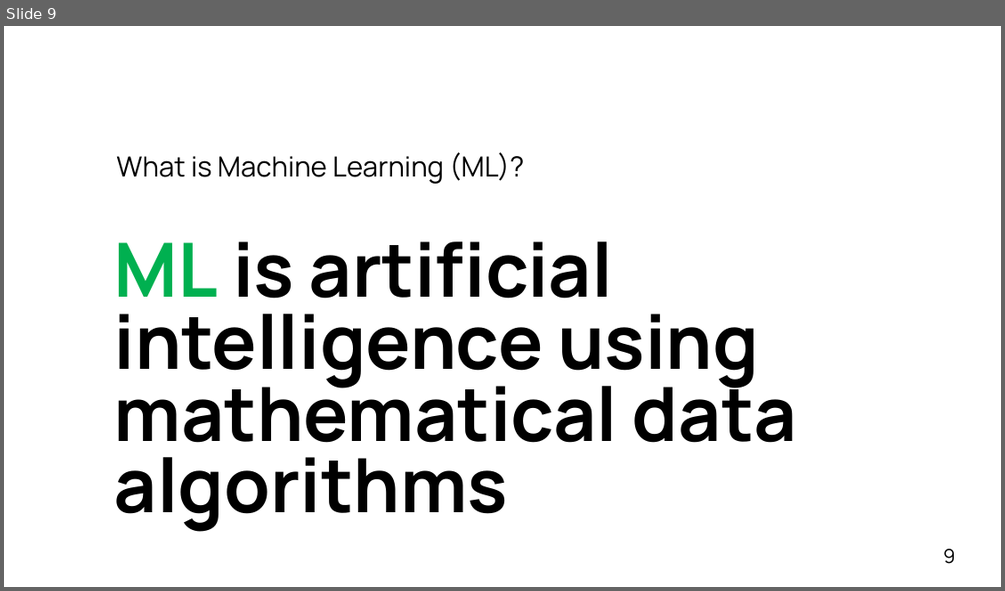
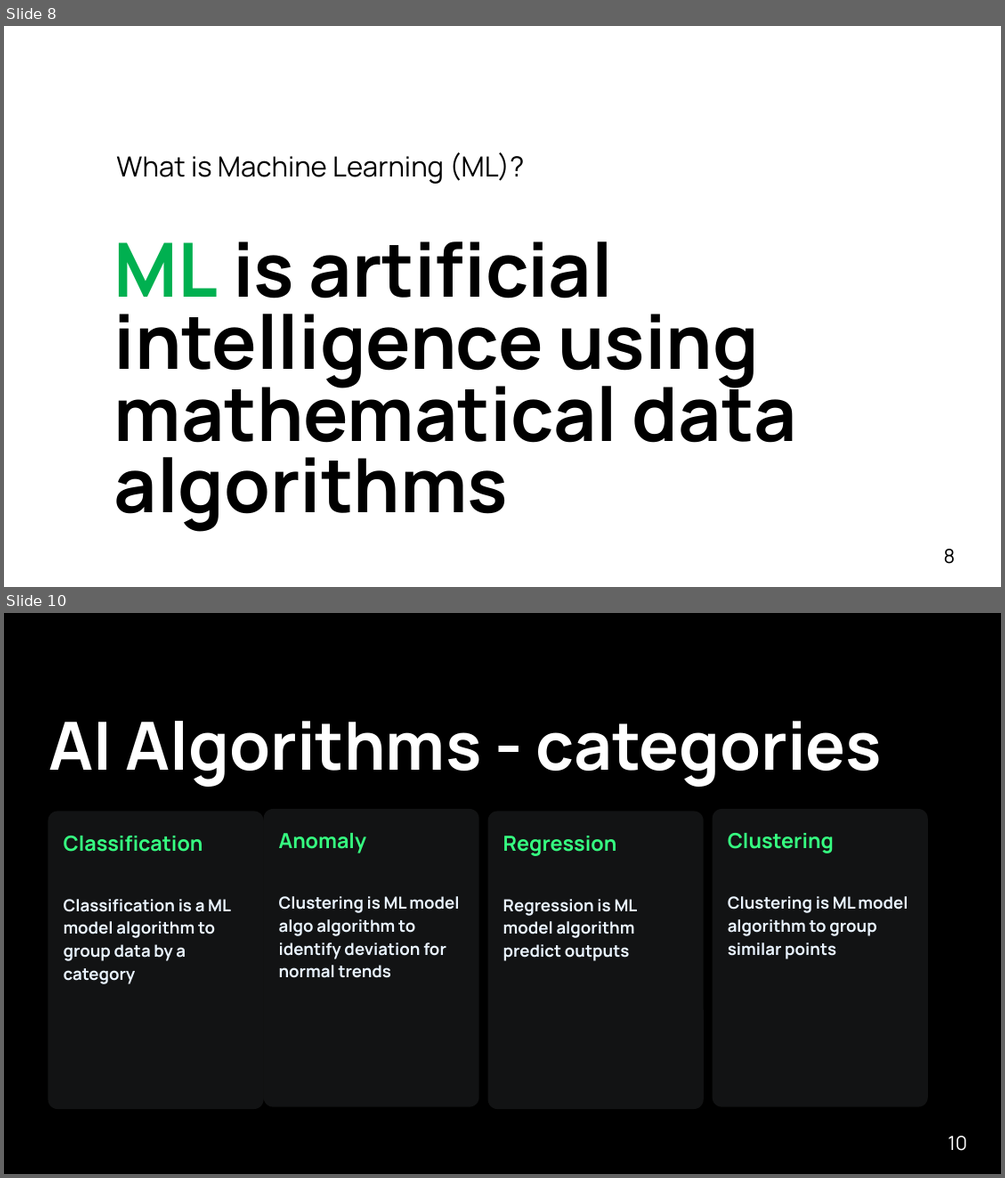
Before and after one commit to ggreen/real-time-AI-ML-event-streaming, a slide deck: docs/conferences/afrotech-realtime-ai-2024.pptx. Shown one above the other, each under a label of ours: slide 9 before the commit, slides 8 and 10 after it; the slides between them are not shown. The pictures are 1005x591 and 1005x1178 pixels, drawn with LibreOffice and Linux fonts; fonts in the diff are those of the drawing; background and template pictures are left out. Boxes give left, top, right and bottom in pixels: in the first picture for what was removed or moved away, otherwise in the second. Text is boxed around its words. In the diff, an @@ line names an element or a change of style, - is before the commit and + after.

```diff
--- a/docs/conferences/afrotech-realtime-ai-2024.pptx
+++ b/docs/conferences/afrotech-realtime-ai-2024.pptx
@@ slide 10 added at <box>4,613,1001,1174</box>, background #000000 @@
@@ text added at <box>48,721,882,787</box>, 48 pt, text #FFFFFF, bold @@
+AI Algorithms - categories
@@ rounded rectangle added at <box>48,811,263,1110</box>, fill #EBF5FF at 8% opacity, 12 pt, text #EAF4FF, bold @@
+Classification
+Classification is a ML model algorithm to group data by a category
@@ rounded rectangle added at <box>263,809,478,1106</box>, fill #EBF5FF at 8% opacity, 12 pt, text #EAF4FF, bold @@
+Anomaly
+Clustering is ML model algo algorithm to identify deviation for normal trends
@@ rounded rectangle added at <box>487,811,703,1110</box>, fill #EBF5FF at 8% opacity, 12 pt, text #EAF4FF, bold @@
+Regression
+Regression is ML model algorithm predict outputs
@@ rounded rectangle added at <box>712,809,927,1106</box>, fill #EBF5FF at 8% opacity, 12 pt, text #EAF4FF, bold @@
+Clustering
+Clustering is ML model algorithm to group similar points
@@ page number added at <box>947,1135,967,1151</box>, 14 pt, text #FFFFFF @@
+10
@@ what was slide 9 is now slide 8 @@
@@ page number at <box>944,548,955,564</box>: text changed @@
-9
+8
```
Also in this commit, not shown: 1 slide changed, 17 other slides added, 2 slides removed, 10 other files.
